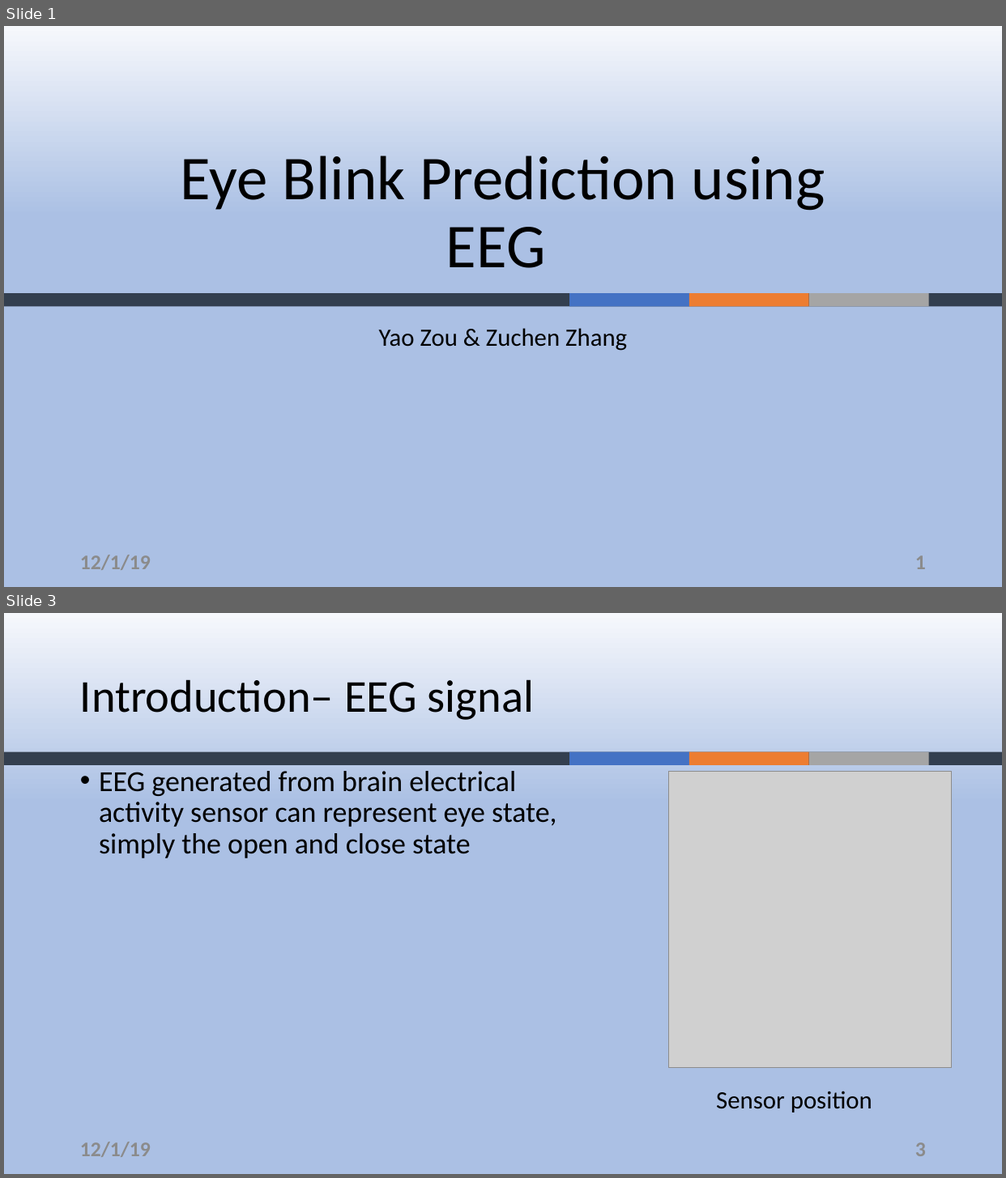
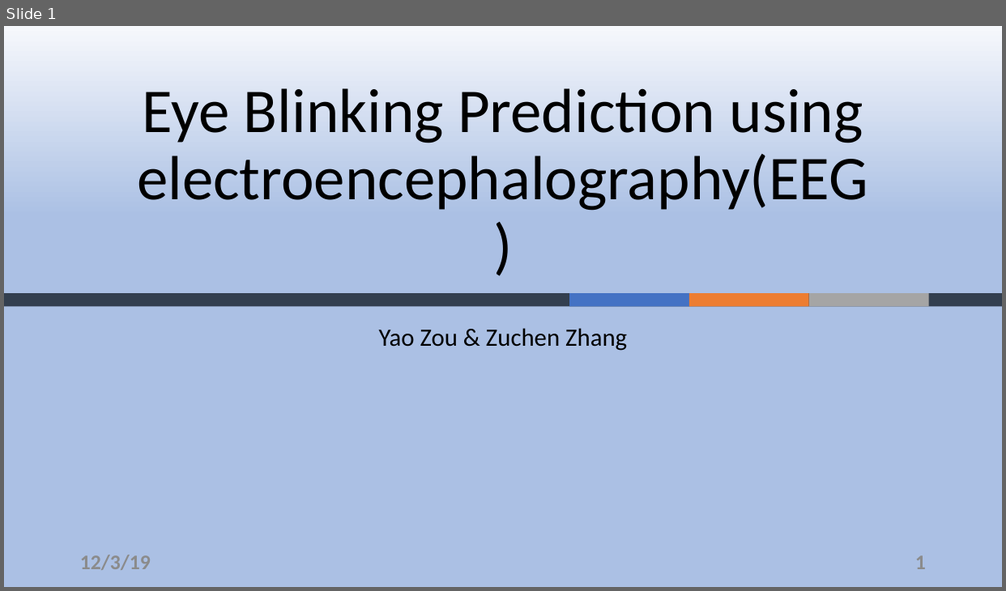
Before and after one commit to ZouYao0720/final-project-, a slide deck: final-presentation.pptx. Shown one above the other, each under a label of ours: slides 1 and 3 before the commit, slide 1 after it; the slides between them are not shown. The pictures are 1006x1178 and 1006x591 pixels, drawn with LibreOffice and Linux fonts; fonts in the diff are those of the drawing; grey boxes stand for pictures; background and template pictures are left out. Boxes give left, top, right and bottom in pixels: in the first picture for what was removed or moved away, otherwise in the second. Text is boxed around its words. In the diff, an @@ line names an element or a change of style, - is before the commit and + after.

```diff
--- a/final-presentation.pptx
+++ b/final-presentation.pptx
@@ slide 3 removed at box(4, 613, 1002, 1174), background gradient #F6F8FC to #ABC0E4 to #C7D5ED @@
@@ title removed at box(80, 679, 534, 720) @@
-Introduction– EEG signal
@@ group removed at box(4, 752, 1002, 766): 4 rectangles @@
@@ text removed at box(99, 771, 557, 858) @@
-• EEG generated from brain electrical activity sensor can represent eye state, simply the open and close state
@@ picture removed at box(669, 771, 952, 1067) @@
@@ text removed at box(716, 1091, 872, 1113) @@
-Sensor position
@@ text removed at box(80, 1142, 151, 1157) @@
-12/1/19
@@ page number removed at box(915, 1143, 926, 1157) @@
-3
@@ slide 1 changed as well @@
@@ title at box(137, 88, 868, 211): text changed @@
-Eye Blink Prediction using EEG
+Eye Blinking Prediction using electroencephalography(EEG)
@@ text at box(80, 555, 151, 570): text changed @@
-12/1/19
+12/3/19
```
Also in this commit, not shown: 8 other slides changed, 3 slides added, 1 other slide removed.
